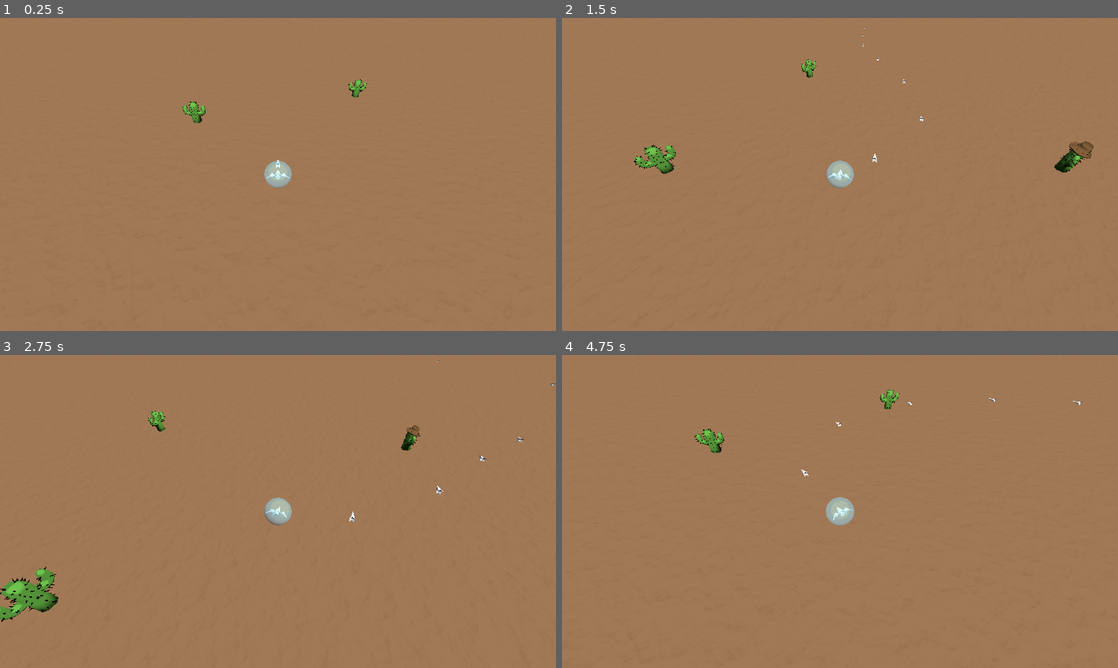
Above: before the commit, frames 1-4 (two rows, left to right).
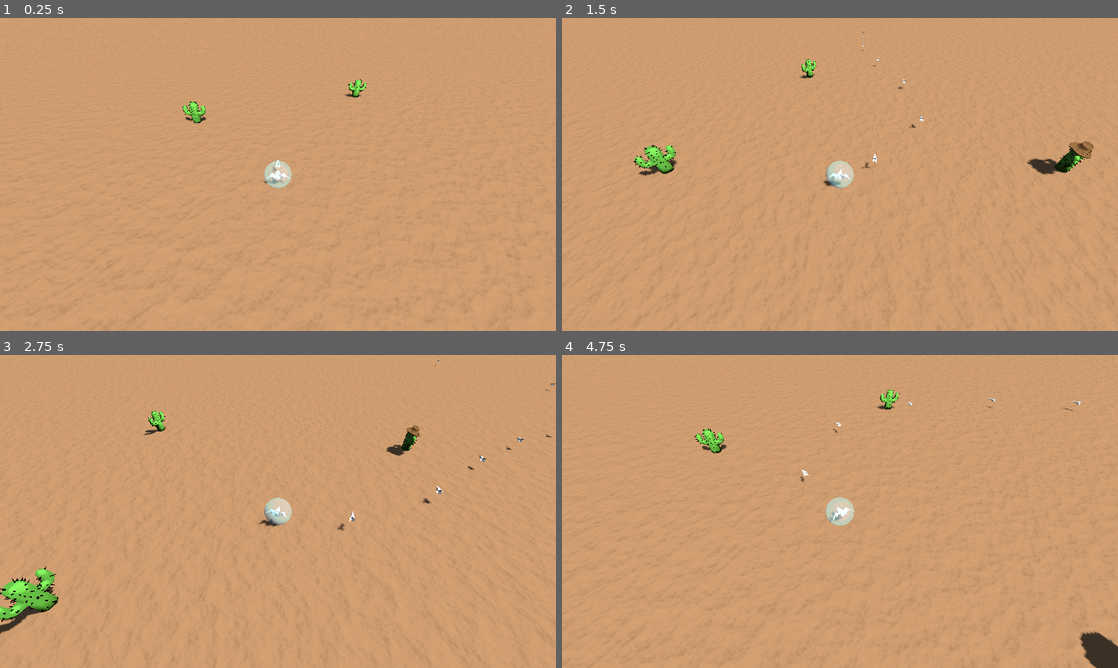
Above: after the commit, the same moments.

Repository: dicemaster5/BubbleSurvivors
Game: Godot game, scene res://scenes/world.tscn
The game is run twice, just before and just after one commit, with the same random seed, the same clock (stepped at 60 frames per second) and the same inputs.
Inputs:
- Up to frame 1 (0.25 s): no input
- Up to frame 2 (1.5 s): hold D (move_right) 0.53-1.28 s; hold S (move_down) from 1.28 s (still down)
- Up to frame 3 (2.75 s): release S (move_down) at 2.03 s; hold D (move_right) from 2.03 s (still down)
- Up to frame 4 (4.75 s): release D (move_right) at 2.78 s; hold W (move_up) 2.78-3.53 s; hold A (move_left) from 3.53 s (still down)

The runs differ from the first frame. In frame 1, 100% of the frame differs, in the area x 0-100%, y 0-100%; in frame 2, 100%; in frame 3, 99%; in frame 4, 100%.

Commit message:
added shadows to world

Diff:
--- a/scenes/world.tscn
+++ b/scenes/world.tscn
@@ -60,4 +60,5 @@
 environment = SubResource("Environment_afun3")
 
 [node name="DirectionalLight3D" type="DirectionalLight3D" parent="WorldEnvironment"]
-transform = Transform3D(1, 0, 0, 0, 0.443134, 0.896456, 0, -0.896456, 0.443134, 0, 9.35454, 0)
+transform = Transform3D(0.866025, -0.375609, 0.330027, 0, 0.660054, 0.751218, -0.5, -0.650574, 0.571624, 0, 9.35454, 0)
+shadow_enabled = true
